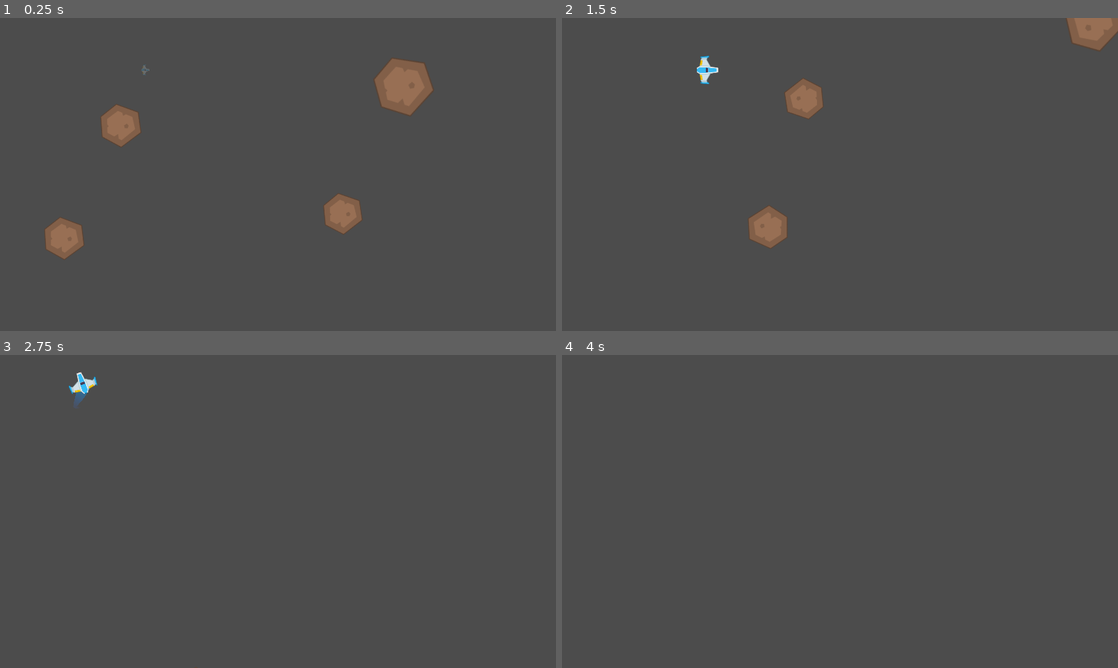
Above: before the commit, frames 1-4 (two rows, left to right).
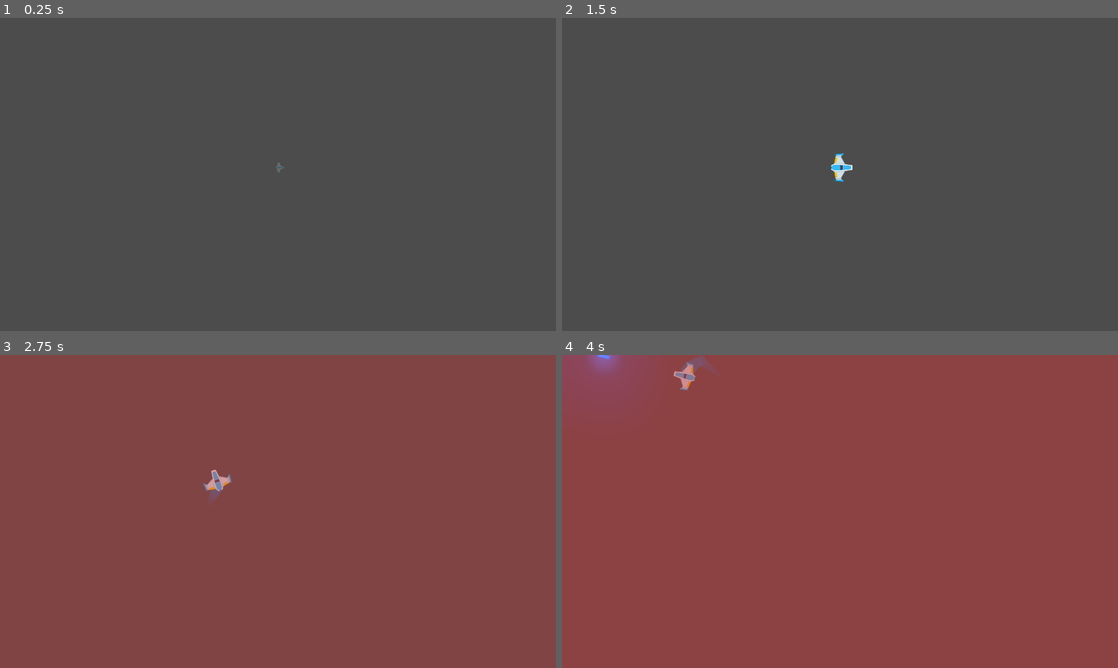
Above: after the commit, the same moments.

Repository: MRuiz1003/Meteoritos_Juego
Game: Godot game, scene res://Juego/Niveles/NivelTest.tscn
Same seed, same stepped clock (60 frames per second), same inputs: the game is played once before the commit and once after it.
Inputs (mouse positions are in pixels of both pictures, inside the frame that each line leads up to):
- Up to frame 1 (0.25 s): no input
- Up to frame 2 (1.5 s): move the mouse to (962, 158) at 0.52 s; hold W (mover_adelante) 0.53-1.28 s; hold Z (disparo_principal) 0.53-1.28 s; move the mouse to (728, 190) at 1.27 s; hold S (mover_atras) from 1.28 s (still down); tap X (disparo_secundario) at 1.35 s
- Up to frame 3 (2.75 s): move the mouse to (333, 442) at 2.02 s; release S (mover_atras) at 2.03 s; hold W (mover_adelante) from 2.03 s (still down); hold A (rotar_antihorario) from 2.03 s (still down)
- Up to frame 4 (4 s): move the mouse to (812, 574) at 2.77 s; release A (rotar_antihorario) at 2.78 s; tap D (rotar_horario) at 2.85 s; move the mouse to (1006, 558) at 3.52 s; release W (mover_adelante) at 3.53 s; hold S (mover_atras) from 3.53 s (still down); hold Z (disparo_principal) from 3.53 s (still down)

The runs differ from the first frame. In frame 1, 3.4% of the frame differs, in the area x 8-78%, y 12-78%; in frame 2, 2.4%; in frame 3, 100%, in the area x 0-100%, y 0-100%; in frame 4, 100%.

Commit message:
Cambios zona de peligro
Se agregó una zona de peligro que crea un sector de meteoritos/enemigos

Diff:
--- a/Juego/Autoloads/Eventos.gd
+++ b/Juego/Autoloads/Eventos.gd
@@ -1,6 +1,12 @@
 extends Node
 
+# warning-ignore:unused_signal
 signal disparo(proyectil)
+# warning-ignore:unused_signal
 signal nave_destruida(posicion, explosiones)
+# warning-ignore:unused_signal
 signal spawn_meteorito(posicion, direccion, tamanio)
+# warning-ignore:unused_signal
 signal meteorito_destruido(posicion)
+# warning-ignore:unused_signal
+signal nave_en_sector_peligro(centro_camara, tipo_peligro, num_peligros)
--- a/Juego/Explosiones/ExplosionMeteorito.gd
+++ b/Juego/Explosiones/ExplosionMeteorito.gd
@@ -1,5 +1,5 @@
 class_name ExplosionMeteorito
 extends Node2D
 
-func _on_AnimationPlayer_animation_finished(anim_name: String) -> void:
+func _on_AnimationPlayer_animation_finished(_anim_name: String) -> void:
 	queue_free()
--- a/Juego/Meteoritos/Meteorito.gd
+++ b/Juego/Meteoritos/Meteorito.gd
@@ -8,9 +8,16 @@
 export var hitpoints_base: float = 10.0
 
 var hitpoints: float
+var esta_en_sector: bool = true setget set_esta_en_sector
+var pos_spawn_original: Vector2
+var vel_spawn_original: Vector2
+
+func set_esta_en_sector(valor: bool) -> void:
+	esta_en_sector = valor
 
 func crear(pos: Vector2, dir: Vector2, tamanio: float) -> void:
 	position = pos
+	pos_spawn_original = position
 	mass *= tamanio
 	$Sprite.scale = Vector2.ONE * tamanio
 	var radio:int = int($Sprite.texture.get_size().x / 2.3 * tamanio)
@@ -20,7 +27,19 @@
 
 	linear_velocity = (vel_lineal_base * dir / tamanio) * aleatorizar_velocidad()
 	angular_velocity = (vel_ang_base / tamanio) * aleatorizar_velocidad()
+	vel_spawn_original = linear_velocity
+
 	hitpoints = hitpoints_base * tamanio
+
+func _integrate_forces(state: Physics2DDirectBodyState) -> void:
+	if esta_en_sector:
+		return
+
+	var mi_transform := state.get_transform()
+	mi_transform.origin = pos_spawn_original
+	linear_velocity = vel_spawn_original
+	state.set_transform(mi_transform)
+	esta_en_sector = true
 
 func recibir_danio(danio: float) -> void:
 	hitpoints -= danio
--- a/Juego/Meteoritos/MeteoritoSpawner.tscn
+++ b/Juego/Meteoritos/MeteoritoSpawner.tscn
@@ -4,3 +4,4 @@
 
 [node name="MeteoritoSpawner" type="Position2D"]
 script = ExtResource( 1 )
+rango_tamanio_meteorito = Vector2( 0.8, 2.2 )
--- /dev/null
+++ b/Juego/Meteoritos/SectorMeteoritos.gd
@@ -0,0 +1,38 @@
+class_name SectorMeteoritos
+extends Node2D
+
+var cantidad_meteoritos: int = 10
+var intervalo_spawn: float = 1.2
+var spawners: Array
+
+func _ready() -> void:
+	almacenar_spawners()
+	conectar_seniales_detectores()
+	$SpawnTimer.wait_time = intervalo_spawn
+
+func crear(pos: Vector2, meteoritos:int) -> void:
+	global_position = pos
+	cantidad_meteoritos = meteoritos
+
+func almacenar_spawners() -> void:
+	for spawner in $Spawners.get_children():
+		spawners.append(spawner)
+
+func spawner_aleatorio() -> int:
+	randomize()
+	return randi() % spawners.size()
+
+func conectar_seniales_detectores() -> void:
+	for detector in $DetectoresFueraZona.get_children():
+		detector.connect("body_entered", self, "_on_detector_body_entered")
+
+func _on_SpawnTimer_timeout() -> void:
+	if cantidad_meteoritos <= 0:
+		$SpawnTimer.stop()
+		return
+
+	spawners[spawner_aleatorio()].spawnear_meteorito()
+	cantidad_meteoritos -= 1
+
+func _on_detector_body_entered(body: Node2D) -> void:
+	body.set_esta_en_sector(false)
--- /dev/null
+++ b/Juego/Meteoritos/SectorMeteoritos.tscn
@@ -0,0 +1,335 @@
+[gd_scene load_steps=16 format=2]
+
+[ext_resource path="res://Juego/Meteoritos/MeteoritoSpawner.tscn" type="PackedScene" id=1]
+[ext_resource path="res://Juego/Meteoritos/SectorMeteoritos.gd" type="Script" id=2]
+[ext_resource path="res://TemporalAssets/Fonts/Kenney Future.ttf" type="DynamicFontData" id=3]
+[ext_resource path="res://Juego/Meteoritos/lluvia_sfx.ogg" type="AudioStream" id=4]
+
+[sub_resource type="RectangleShape2D" id=1]
+extents = Vector2( 10, 540.4 )
+
+[sub_resource type="RectangleShape2D" id=2]
+extents = Vector2( 10, 541.189 )
+
+[sub_resource type="RectangleShape2D" id=3]
+extents = Vector2( 964.35, 10 )
+
+[sub_resource type="RectangleShape2D" id=4]
+extents = Vector2( 961.969, 10 )
+
+[sub_resource type="RectangleShape2D" id=5]
+extents = Vector2( 10, 907.906 )
+
+[sub_resource type="RectangleShape2D" id=6]
+extents = Vector2( 10, 905.773 )
+
+[sub_resource type="RectangleShape2D" id=7]
+extents = Vector2( 1411.73, 10 )
+
+[sub_resource type="RectangleShape2D" id=8]
+extents = Vector2( 1402.25, 10 )
+
+[sub_resource type="DynamicFont" id=9]
+size = 50
+outline_size = 2
+outline_color = Color( 0, 0, 0, 1 )
+font_data = ExtResource( 3 )
+
+[sub_resource type="Animation" id=10]
+resource_name = "advertencia"
+length = 5.0
+tracks/0/type = "value"
+tracks/0/path = NodePath("CanvasLayer/ColorRect:visible")
+tracks/0/interp = 1
+tracks/0/loop_wrap = true
+tracks/0/imported = false
+tracks/0/enabled = true
+tracks/0/keys = {
+"times": PoolRealArray( 0, 5 ),
+"transitions": PoolRealArray( 1, 1 ),
+"update": 1,
+"values": [ true, false ]
+}
+tracks/1/type = "value"
+tracks/1/path = NodePath("CanvasLayer/ColorRect:color")
+tracks/1/interp = 1
+tracks/1/loop_wrap = true
+tracks/1/imported = false
+tracks/1/enabled = true
+tracks/1/keys = {
+"times": PoolRealArray( 0, 1, 2, 3, 4, 5 ),
+"transitions": PoolRealArray( 1, 1, 1, 1, 1, 1 ),
+"update": 0,
+"values": [ Color( 0.807843, 0.219608, 0.219608, 0.545098 ), Color( 0.807843, 0.219608, 0.219608, 0.392157 ), Color( 0.807843, 0.219608, 0.219608, 0.545098 ), Color( 0.807843, 0.219608, 0.219608, 0.392157 ), Color( 0.807843, 0.219608, 0.219608, 0.545098 ), Color( 0.807843, 0.219608, 0.219608, 0 ) ]
+}
+tracks/2/type = "value"
+tracks/2/path = NodePath("CanvasLayer/ColorRect/Label:modulate")
+tracks/2/interp = 1
+tracks/2/loop_wrap = true
+tracks/2/imported = false
+tracks/2/enabled = true
+tracks/2/keys = {
+"times": PoolRealArray( 0, 4, 5 ),
+"transitions": PoolRealArray( 1, 1, 1 ),
+"update": 0,
+"values": [ Color( 1, 1, 1, 1 ), Color( 1, 1, 1, 1 ), Color( 1, 1, 1, 0 ) ]
+}
+tracks/3/type = "value"
+tracks/3/path = NodePath("AudioStreamPlayer:playing")
+tracks/3/interp = 1
+tracks/3/loop_wrap = true
+tracks/3/imported = false
+tracks/3/enabled = true
+tracks/3/keys = {
+"times": PoolRealArray( 0, 5 ),
+"transitions": PoolRealArray( 1, 1 ),
+"update": 1,
+"values": [ true, false ]
+}
+tracks/4/type = "value"
+tracks/4/path = NodePath("AudioStreamPlayer:volume_db")
+tracks/4/interp = 1
+tracks/4/loop_wrap = true
+tracks/4/imported = false
+tracks/4/enabled = true
+tracks/4/keys = {
+"times": PoolRealArray( 0, 3, 5 ),
+"transitions": PoolRealArray( 1, 1, 1 ),
+"update": 0,
+"values": [ -10.0, -20.0, -50.0 ]
+}
+tracks/5/type = "value"
+tracks/5/path = NodePath("CanvasLayer/ColorRect/Label:visible")
+tracks/5/interp = 1
+tracks/5/loop_wrap = true
+tracks/5/imported = false
+tracks/5/enabled = true
+tracks/5/keys = {
+"times": PoolRealArray( 0, 5 ),
+"transitions": PoolRealArray( 1, 1 ),
+"update": 1,
+"values": [ true, false ]
+}
+tracks/6/type = "method"
+tracks/6/path = NodePath("SpawnTimer")
+tracks/6/interp = 1
+tracks/6/loop_wrap = true
+tracks/6/imported = false
+tracks/6/enabled = true
+tracks/6/keys = {
+"times": PoolRealArray( 3.2 ),
+"transitions": PoolRealArray( 1 ),
+"values": [ {
+"args": [ -1 ],
+"method": "start"
+} ]
+}
+
+[sub_resource type="Animation" id=11]
+length = 0.001
+tracks/0/type = "value"
+tracks/0/path = NodePath("CanvasLayer/ColorRect:visible")
+tracks/0/interp = 1
+tracks/0/loop_wrap = true
+tracks/0/imported = false
+tracks/0/enabled = true
+tracks/0/keys = {
+"times": PoolRealArray( 0 ),
+"transitions": PoolRealArray( 1 ),
+"update": 1,
+"values": [ false ]
+}
+tracks/1/type = "value"
+tracks/1/path = NodePath("AudioStreamPlayer:playing")
+tracks/1/interp = 1
+tracks/1/loop_wrap = true
+tracks/1/imported = false
+tracks/1/enabled = true
+tracks/1/keys = {
+"times": PoolRealArray( 0 ),
+"transitions": PoolRealArray( 1 ),
+"update": 1,
+"values": [ false ]
+}
+
+[node name="SectorMeteoritos" type="Node2D"]
+script = ExtResource( 2 )
+
+[node name="BordesNavePlayer" type="Node2D" parent="."]
+
+[node name="BordeIzquierdo" type="StaticBody2D" parent="BordesNavePlayer"]
+position = Vector2( -960, 0 )
+collision_layer = 0
+
+[node name="CollisionShape2D" type="CollisionShape2D" parent="BordesNavePlayer/BordeIzquierdo"]
+shape = SubResource( 1 )
+
+[node name="BordeDerecho" type="StaticBody2D" parent="BordesNavePlayer"]
+position = Vector2( 960, 0 )
+collision_layer = 0
+
+[node name="CollisionShape2D" type="CollisionShape2D" parent="BordesNavePlayer/BordeDerecho"]
+shape = SubResource( 2 )
+
+[node name="BordeSuperior" type="StaticBody2D" parent="BordesNavePlayer"]
+position = Vector2( 0, -540 )
+collision_layer = 0
+
+[node name="CollisionShape2D" type="CollisionShape2D" parent="BordesNavePlayer/BordeSuperior"]
+shape = SubResource( 3 )
+
+[node name="BordeInferior" type="StaticBody2D" parent="BordesNavePlayer"]
+position = Vector2( 0, 540 )
+collision_layer = 2147483648
+
+[node name="CollisionShape2D" type="CollisionShape2D" parent="BordesNavePlayer/BordeInferior"]
+shape = SubResource( 4 )
+
+[node name="DetectoresFueraZona" type="Node2D" parent="."]
+
+[node name="DetectorIzquierda" type="Area2D" parent="DetectoresFueraZona"]
+position = Vector2( -1400, 0 )
+collision_layer = 2147483648
+collision_mask = 4
+
+[node name="CollisionShape2D" type="CollisionShape2D" parent="DetectoresFueraZona/DetectorIzquierda"]
+modulate = Color( 0.0588235, 0.658824, 0.321569, 1 )
+shape = SubResource( 5 )
+
+[node name="DetectorDerecha" type="Area2D" parent="DetectoresFueraZona"]
+position = Vector2( 1400, 0 )
+collision_layer = 0
+collision_mask = 4
+
+[node name="CollisionShape2D" type="CollisionShape2D" parent="DetectoresFueraZona/DetectorDerecha"]
+modulate = Color( 0.0588235, 0.658824, 0.321569, 1 )
+shape = SubResource( 6 )
+
+[node name="DetectorSuperior" type="Area2D" parent="DetectoresFueraZona"]
+position = Vector2( 0, -900 )
+collision_layer = 0
+collision_mask = 4
+
+[node name="CollisionShape2D" type="CollisionShape2D" parent="DetectoresFueraZona/DetectorSuperior"]
+modulate = Color( 0.0588235, 0.658824, 0.321569, 1 )
+shape = SubResource( 7 )
+
+[node name="DetectorInferior" type="Area2D" parent="DetectoresFueraZona"]
+position = Vector2( 0, 900 )
+collision_layer = 0
+collision_mask = 4
+
+[node name="CollisionShape2D" type="CollisionShape2D" parent="DetectoresFueraZona/DetectorInferior"]
+modulate = Color( 0.0588235, 0.658824, 0.321569, 1 )
+show_behind_parent = true
+shape = SubResource( 8 )
+
+[node name="Spawners" type="Node2D" parent="."]
+
+[node name="MeteoritoSpawner" parent="Spawners" instance=ExtResource( 1 )]
+position = Vector2( -1150, 0 )
+direccion = Vector2( 2, 0 )
+
+[node name="MeteoritoSpawner2" parent="Spawners" instance=ExtResource( 1 )]
+position = Vector2( 1150, 0 )
+direccion = Vector2( -2, 0 )
+
+[node name="MeteoritoSpawner3" parent="Spawners" instance=ExtResource( 1 )]
+position = Vector2( 0, -720 )
+direccion = Vector2( 0, 2 )
+
+[node name="MeteoritoSpawner4" parent="Spawners" instance=ExtResource( 1 )]
+position = Vector2( 0, 720 )
+direccion = Vector2( 0, -2 )
+
+[node name="MeteoritoSpawner5" parent="Spawners" instance=ExtResource( 1 )]
+position = Vector2( -1150, -720 )
+direccion = Vector2( 2, 1 )
+
+[node name="MeteoritoSpawner6" parent="Spawners" instance=ExtResource( 1 )]
+position = Vector2( -1150, 720 )
+direccion = Vector2( 1, -1 )
+
+[node name="MeteoritoSpawner7" parent="Spawners" instance=ExtResource( 1 )]
+position = Vector2( 1150, 720 )
+direccion = Vector2( -2, -1 )
+
+[node name="MeteoritoSpawner8" parent="Spawners" instance=ExtResource( 1 )]
+position = Vector2( 1150, -720 )
+direccion = Vector2( -2, 1 )
+
+[node name="MeteoritoSpawner9" parent="Spawners" instance=ExtResource( 1 )]
+position = Vector2( -1150, -360 )
+direccion = Vector2( 1, 2 )
+
+[node name="MeteoritoSpawner10" parent="Spawners" instance=ExtResource( 1 )]
+position = Vector2( -1150, 360 )
+direccion = Vector2( 2, -1 )
+
+[node name="MeteoritoSpawner11" parent="Spawners" instance=ExtResource( 1 )]
+position = Vector2( -575, 720 )
+direccion = Vector2( 1, -2 )
+
+[node name="MeteoritoSpawner12" parent="Spawners" instance=ExtResource( 1 )]
+position = Vector2( 575, 720 )
+direccion = Vector2( -1, -1 )
+
+[node name="MeteoritoSpawner13" parent="Spawners" instance=ExtResource( 1 )]
+position = Vector2( 1150, 360 )
+direccion = Vector2( -1, -1 )
+
+[node name="MeteoritoSpawner14" parent="Spawners" instance=ExtResource( 1 )]
+position = Vector2( 1150, -360 )
+
+[node name="MeteoritoSpawner15" parent="Spawners" instance=ExtResource( 1 )]
+position = Vector2( -575, -720 )
+direccion = Vector2( 2, 1 )
+
+[node name="MeteoritoSpawner16" parent="Spawners" instance=ExtResource( 1 )]
+position = Vector2( 575, -720 )
+direccion = Vector2( -1, 1 )
+
+[node name="Camera2D" type="Camera2D" parent="."]
+
+[node name="SpawnTimer" type="Timer" parent="."]
+
+[node name="CanvasLayer" type="CanvasLayer" parent="."]
+
+[node name="ColorRect" type="ColorRect" parent="CanvasLayer"]
+visible = false
+anchor_right = 1.0
+anchor_bottom = 1.0
+color = Color( 0.807843, 0.219608, 0.219608, 0 )
+__meta__ = {
+"_edit_use_anchors_": false
+}
+
+[node name="Label" type="Label" parent="CanvasLayer/ColorRect"]
+visible = false
+modulate = Color( 1, 1, 1, 0 )
+anchor_left = 0.5
+anchor_top = 0.5
+anchor_right = 0.5
+anchor_bottom = 0.5
+margin_left = -547.0
+margin_top = -58.5
+margin_right = 547.0
+margin_bottom = 58.5
+custom_fonts/font = SubResource( 9 )
+text = "¡Advertencia!
+LLuvia de Meteoritos inminente"
+align = 1
+__meta__ = {
+"_edit_use_anchors_": false
+}
+
+[node name="AudioStreamPlayer" type="AudioStreamPlayer" parent="."]
+stream = ExtResource( 4 )
+volume_db = -50.0
+
+[node name="AnimationPlayer" type="AnimationPlayer" parent="."]
+autoplay = "advertencia"
+anims/advertencia = SubResource( 10 )
+anims/default = SubResource( 11 )
+[connection signal="body_entered" from="DetectoresFueraZona/DetectorIzquierda" to="." method="_on_detector_body_entered"]
+[connection signal="timeout" from="SpawnTimer" to="." method="_on_SpawnTimer_timeout"]
--- a/Juego/Naves/Player/MaterialFisico.tres
+++ b/Juego/Naves/Player/MaterialFisico.tres
@@ -2,4 +2,4 @@
 
 [resource]
 friction = 0.0
-bounce = 50.0
+bounce = 0.5
--- a/Juego/Naves/Player/Motor/MotorSFX.gd
+++ b/Juego/Naves/Player/Motor/MotorSFX.gd
@@ -21,6 +21,7 @@
 	efecto_transicion(volume_db, volumen_apagado)
 
 func efecto_transicion(desde_vol: float, hasta_vol: float) -> void:
+# warning-ignore:return_value_discarded
 	tween_sonido.interpolate_property(
 		self,
 		"volume_db",
@@ -30,4 +31,5 @@
 		Tween.TRANS_LINEAR,
 		Tween.EASE_OUT_IN
 	)
+# warning-ignore:return_value_discarded
 	tween_sonido.start()
--- a/Juego/Naves/Player/Player.tscn
+++ b/Juego/Naves/Player/Player.tscn
@@ -108,6 +108,8 @@
 
 [node name="Escudo" parent="." instance=ExtResource( 9 )]
 rotation = 1.57079
+
+[node name="CamaraPlayer" type="Camera2D" parent="."]
 [connection signal="body_entered" from="." to="." method="_on_body_entered"]
 [connection signal="animation_finished" from="AnimationPlayer" to="." method="_on_AnimationPlayer_animation_finished"]
 
--- a/Juego/Niveles/Nivel.gd
+++ b/Juego/Niveles/Nivel.gd
@@ -4,27 +4,48 @@
 export var explosion: PackedScene = null
 export var meteorito: PackedScene = preload("res://Juego/Meteoritos/Meteorito.tscn")
 export var explosion_meteorito: PackedScene = preload("res://Juego/Explosiones/ExplosionMeteorito.tscn")
+export var sector_meteoritos: PackedScene = preload("res://Juego/Meteoritos/SectorMeteoritos.tscn")
 
 onready var contenedor_proyectiles: Node
 onready var contenedor_meteoritos: Node
+onready var contenedor_sector_meteoritos: Node
 
 func _ready() -> void:
 	conectar_seniales()
 	crear_contenedores()
 
 func conectar_seniales() -> void:
+# warning-ignore:return_value_discarded
 	Eventos.connect("disparo", self, "_on_disparo")
+# warning-ignore:return_value_discarded
 	Eventos.connect("nave_destruida", self, "_on_nave_destruida")
+# warning-ignore:return_value_discarded
 	Eventos.connect("spawn_meteorito", self, "_on_spawn_meteoritos")
+# warning-ignore:return_value_discarded
 	Eventos.connect("meteorito_destruido", self, "_on_meteorito_destruido")
+# warning-ignore:return_value_discarded
+	Eventos.connect("nave_en_sector_peligro", self, "_on_nave_en_sector_peligro")
 
 func crear_contenedores() -> void:
+	## Disparos
 	contenedor_proyectiles = Node.new()
 	contenedor_proyectiles.name = "ContenedorProyectiles"
 	add_child(contenedor_proyectiles)
+
+	## Meteoritos
 	contenedor_meteoritos = Node.new()
 	contenedor_meteoritos.name = "ContenedorMeteoritos"
 	add_child(contenedor_meteoritos)
+
+	## Sector Meteoritos
+	contenedor_sector_meteoritos = Node.new()
+	contenedor_sector_meteoritos.name = "ContenedorSectorMeteoritos"
+	add_child(contenedor_sector_meteoritos)
+
+func crear_sector_meteoritos(centro_camara: Vector2, numero_peligros: int) -> void:
+	var new_sector_meteoritos: SectorMeteoritos = sector_meteoritos.instance()
+	new_sector_meteoritos.crear(centro_camara, numero_peligros)
+	contenedor_sector_meteoritos.add_child(new_sector_meteoritos)
 
 func _on_spawn_meteoritos( pos_spawn: Vector2, dir_meteorito: Vector2, tamanio: float ) -> void:
 	var new_meteorito: Meteorito = meteorito.instance()
@@ -39,7 +60,7 @@
 	contenedor_proyectiles.add_child(proyectil)
 
 func _on_nave_destruida(posicion: Vector2, num_explosiones: int) -> void:
-	for i in range(num_explosiones):
+	for _i in range(num_explosiones):
 		var new_explosion: Node2D = explosion.instance()
 		new_explosion.global_position = posicion
 		add_child(new_explosion)
@@ -49,3 +70,9 @@
 	var new_explosion: ExplosionMeteorito = explosion_meteorito.instance()
 	new_explosion.global_position = pos
 	add_child(new_explosion)
+
+func _on_nave_en_sector_peligro(centro_cam: Vector2, tipo_peligro: String, num_peligros: int) -> void:
+	if tipo_peligro == "Meteorito":
+		crear_sector_meteoritos(centro_cam, num_peligros)
+	elif tipo_peligro == "Enemigo":
+		pass
--- a/Juego/Niveles/NivelTest.tscn
+++ b/Juego/Niveles/NivelTest.tscn
@@ -4,31 +4,22 @@
 [ext_resource path="res://Juego/Niveles/Nivel.gd" type="Script" id=2]
 [ext_resource path="res://default_env.tres" type="Environment" id=3]
 [ext_resource path="res://Juego/Explosiones/Explosion.tscn" type="PackedScene" id=4]
-[ext_resource path="res://Juego/Meteoritos/MeteoritoSpawner.tscn" type="PackedScene" id=6]
+[ext_resource path="res://Juego/Peligros/SectorDePeligro.tscn" type="PackedScene" id=5]
 
 [node name="NivelTest" type="Node2D"]
 script = ExtResource( 2 )
 explosion = ExtResource( 4 )
 
 [node name="Player" parent="." instance=ExtResource( 1 )]
-position = Vector2( 502, 180 )
+position = Vector2( 966.524, 516.38 )
 potencia_rotacion = 200
 
 [node name="WorldEnvironment" type="WorldEnvironment" parent="."]
 environment = ExtResource( 3 )
 
-[node name="MeteoritoSpawner" parent="." instance=ExtResource( 6 )]
-position = Vector2( 307.956, 314.305 )
-direccion = Vector2( 2, 1 )
+[node name="TriggersLluviaMeteoritos" type="Node" parent="."]
 
-[node name="MeteoritoSpawner2" parent="." instance=ExtResource( 6 )]
-position = Vector2( 1311.19, 273.033 )
-direccion = Vector2( 2, -1 )
-
-[node name="MeteoritoSpawner3" parent="." instance=ExtResource( 6 )]
-position = Vector2( 339.704, 698.456 )
-direccion = Vector2( -2, 1 )
-
-[node name="MeteoritoSpawner4" parent="." instance=ExtResource( 6 )]
-position = Vector2( 1304.84, 733.379 )
-direccion = Vector2( -2, -1 )
+[node name="SectorDePeligro" parent="TriggersLluviaMeteoritos" instance=ExtResource( 5 )]
+position = Vector2( 977.103, 512.579 )
+tipo_peligro = "Meteorito"
+numero_peligros = 12
--- /dev/null
+++ b/Juego/Peligros/SectorDePeligro.gd
@@ -0,0 +1,20 @@
+extends Area2D
+
+export (String, "vacio", "Meteorito", "Enemigo") var tipo_peligro
+export var numero_peligros: int = 10
+
+
+
+func _on_body_entered(_body: Node) -> void:
+	$CollisionShape2D.set_deferred("disabled", true)
+	yield(get_tree().create_timer(0.1), "timeout")
+	enviar_senial()
+
+func enviar_senial() -> void:
+	Eventos.emit_signal(
+		"nave_en_sector_peligro",
+		$PositionCentroSector.global_position,
+		tipo_peligro,
+		numero_peligros
+	)
+	queue_free()
--- /dev/null
+++ b/Juego/Peligros/SectorDePeligro.tscn
@@ -0,0 +1,16 @@
+[gd_scene load_steps=3 format=2]
+
+[ext_resource path="res://Juego/Peligros/SectorDePeligro.gd" type="Script" id=1]
+
+[sub_resource type="RectangleShape2D" id=1]
+extents = Vector2( 172.15, 74.3625 )
+
+[node name="SectorDePeligro" type="Area2D"]
+collision_layer = 0
+script = ExtResource( 1 )
+
+[node name="CollisionShape2D" type="CollisionShape2D" parent="."]
+shape = SubResource( 1 )
+
+[node name="PositionCentroSector" type="Position2D" parent="."]
+[connection signal="body_entered" from="." to="." method="_on_body_entered"]
--- a/MeteoritoSpawner.gd
+++ b/MeteoritoSpawner.gd
@@ -3,10 +3,6 @@
 
 export var direccion: Vector2 = Vector2(1,1)
 export var rango_tamanio_meteorito: Vector2 = Vector2(0.5, 2.2)
-
-func _ready() -> void:
-	yield(owner, "ready")
-	spawnear_meteorito()
 
 func spawnear_meteorito() -> void:
 	Eventos.emit_signal(
--- a/project.godot
+++ b/project.godot
@@ -63,6 +63,11 @@
 "class": "RayoLaser",
 "language": "GDScript",
 "path": "res://Juego/Proyectiles/Laser/LaserBeam2D.gd"
+}, {
+"base": "Node2D",
+"class": "SectorMeteoritos",
+"language": "GDScript",
+"path": "res://Juego/Meteoritos/SectorMeteoritos.gd"
 } ]
 _global_script_class_icons={
 "Canion": "",
@@ -75,7 +80,8 @@
 "Nivel": "",
 "Player": "",
 "Proyectil": "",
-"RayoLaser": ""
+"RayoLaser": "",
+"SectorMeteoritos": ""
 }
 
 [application]
Not shown, added: Juego/Meteoritos/lluvia_sfx.ogg.import
Binary file added: Juego/Niveles/Fondos/fondo_azul.png
Not shown, added: Juego/Niveles/Fondos/fondo_azul.png.import
Not shown, added: Juego/Meteoritos/lluvia_sfx.ogg
